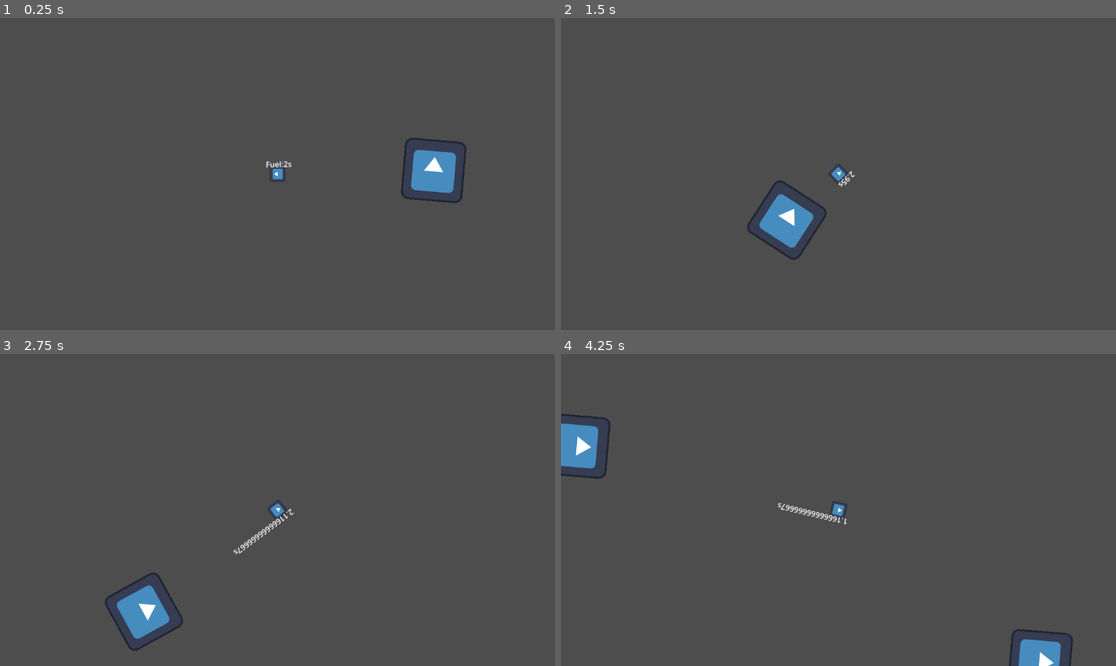
Above: before the commit, frames 1-4 (two rows, left to right).
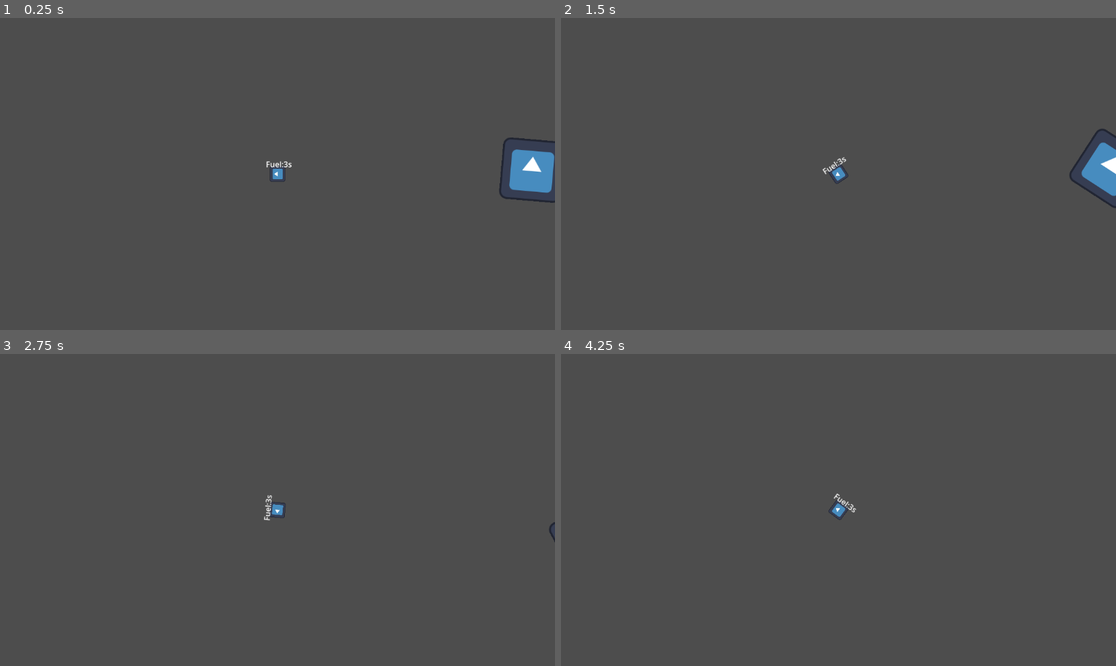
Above: after the commit, the same moments.

Repository: TomekPetrykowski/alakajam-21-game
Game: Godot game, scene res://scenes/test_level.tscn
Same seed, same stepped clock (60 frames per second), same inputs: the game is played once before the commit and once after it. The project has no main scene, so this scene is started directly. The engine's default icon, where the game draws it, is replaced by a stand-in: a white triangle on a blue panel in a dark square.
Inputs (mouse positions are in pixels of both pictures, inside the frame that each line leads up to):
- Up to frame 1 (0.25 s): no input
- Up to frame 2 (1.5 s): tap Enter (ui_accept) at 0.5, 1.35 s; move the mouse to (960, 158) at 0.52 s; hold Enter (ui_accept) 0.53-1.28 s; hold D (right) from 0.53 s (still down); move the mouse to (727, 189) at 1.27 s
- Up to frame 3 (2.75 s): tap Enter (ui_accept) at 1.52, 1.82 s; move the mouse to (333, 441) at 2.02 s; release D (right) at 2.03 s; hold A (left) from 2.03 s (still down); hold Enter (ui_accept) from 2.03 s (still down)
- Up to frame 4 (4.25 s): move the mouse to (810, 572) at 2.77 s; release A (left) at 2.78 s; release Enter (ui_accept) at 2.78 s; hold D (right) from 2.78 s (still down); tap Enter (ui_accept) at 2.85, 3.02, 3.32 s; move the mouse to (1005, 556) at 3.52 s; hold Enter (ui_accept) from 3.53 s (still down)

The runs differ from the first frame. In frame 1, 2.6% of the frame differs, in the area x 47-100%, y 38-60%; in frame 2, 2.3%; in frame 3, 1.6%; in frame 4, 2.1%.

Commit message:
added more advanced player movement

Diff:
--- a/gravity_game/scenes/planet.tscn
+++ b/gravity_game/scenes/planet.tscn
@@ -8,6 +8,21 @@
 
 [sub_resource type="CircleShape2D" id="CircleShape2D_4b54k"]
 radius = 408.314
+
+[sub_resource type="Animation" id="Animation_mbctx"]
+length = 0.001
+tracks/0/type = "value"
+tracks/0/imported = false
+tracks/0/enabled = true
+tracks/0/path = NodePath(".:rotation")
+tracks/0/interp = 1
+tracks/0/loop_wrap = true
+tracks/0/keys = {
+"times": PackedFloat32Array(0),
+"transitions": PackedFloat32Array(1),
+"update": 0,
+"values": [0.0]
+}
 
 [sub_resource type="Animation" id="Animation_bvvf0"]
 resource_name = "spin"
@@ -24,21 +39,6 @@
 "transitions": PackedFloat32Array(1, 1),
 "update": 0,
 "values": [0.0, 6.28319]
-}
-
-[sub_resource type="Animation" id="Animation_mbctx"]
-length = 0.001
-tracks/0/type = "value"
-tracks/0/imported = false
-tracks/0/enabled = true
-tracks/0/path = NodePath(".:rotation")
-tracks/0/interp = 1
-tracks/0/loop_wrap = true
-tracks/0/keys = {
-"times": PackedFloat32Array(0),
-"transitions": PackedFloat32Array(1),
-"update": 0,
-"values": [0.0]
 }
 
 [sub_resource type="AnimationLibrary" id="AnimationLibrary_pwidh"]
--- a/gravity_game/scenes/player.tscn
+++ b/gravity_game/scenes/player.tscn
@@ -9,6 +9,7 @@
 [node name="Player" type="CharacterBody2D"]
 floor_stop_on_slope = false
 script = ExtResource("1_l070v")
+metadata/_edit_group_ = true
 
 [node name="Sprite2D" type="Sprite2D" parent="."]
 position = Vector2(0, -4.76837e-07)
@@ -22,12 +23,9 @@
 
 [node name="Camera2D" type="Camera2D" parent="."]
 
-[node name="CanvasLayer" type="CanvasLayer" parent="."]
-follow_viewport_enabled = true
-
 [node name="Fuel" type="Label" parent="."]
 offset_left = -24.0
 offset_top = -32.0
 offset_right = 30.0
 offset_bottom = -9.0
-text = "Fuel:2s"
+text = "Fuel:3s"
--- a/gravity_game/scenes/test_level.tscn
+++ b/gravity_game/scenes/test_level.tscn
@@ -9,10 +9,10 @@
 position = Vector2(328, 128)
 
 [node name="Player" parent="." instance=ExtResource("2_peiax")]
-position = Vector2(-16, 136)
+position = Vector2(-200, 136)
 
 [node name="Planet2" parent="." instance=ExtResource("1_xoc1r")]
 position = Vector2(1288, 576)
 
 [node name="Planet3" parent="." instance=ExtResource("1_xoc1r")]
-position = Vector2(1072, 1248)
+position = Vector2(464, 1304)
--- a/gravity_game/scripts/planet.gd
+++ b/gravity_game/scripts/planet.gd
@@ -3,9 +3,13 @@
 
 func _on_area_2d_body_entered(body: Node2D) -> void:
 	if body.name == "Player":
-		body.rotation_point = position
+		body.rotating_around = self
 
 
-#func _on_area_2d_body_exited(body: Node2D) -> void:
-	#if body.name == "Player":
-		#body.rotation_point = position
+func _on_area_2d_body_exited(body: Node2D) -> void:
+	if body.name == "Player" and body.rotation_point == position:
+		body.rotating_around = null
+
+
+#func _physics_process(delta: float) -> void:
+	#position.x+=1
--- a/gravity_game/scripts/player.gd
+++ b/gravity_game/scripts/player.gd
@@ -7,80 +7,107 @@
 const SPEED = 300.0
 const JUMP_VELOCITY = -300.0
 
+var stable = false
 var vector2planet = Vector2.ZERO
-var gravity = Vector2.ZERO
 var jump_power = 0
 var vertical = 0
 var horizontal = 0
+var jetpack_movement = Vector2.ZERO
+var planet_movement = Vector2.ZERO
+var movement = Vector2.ZERO
+var jetpacking = false
 
+var vector_rotation = 0
 var rotation_point = Vector2.ZERO
-
 var fuel = 3.0 :set = _change_fuel
+var prev_vector = Vector2.ZERO
+var planet_pull = 0
+var rotating_around = null :set = _changed_rotating_around
+var pointing_to = Vector2(-1,0)
 
 func _physics_process(delta: float) -> void:
-	# Add the gravity.
+	if rotating_around != null:
+		rotation_point = rotating_around.position
+	pointing_to = Vector2(-1,0).rotated(rotation)
+	if rotation_point != Vector2.ZERO:
+		up_direction = vector2planet*-1
+		vector_rotation = position.angle_to_point(rotation_point)
+		vector2planet = (rotation_point - position).normalized()
 
-	#velocity = gravity
-	#velocity = Vector2.ZERO
-	#if not is_on_floor():
-		#velocity += get_gravity() * delta
-	#position = get_global_mouse_position()
-	look_at(rotation_point)
-	#print(rotation)
+		if stable:
+			planet_movement.y += 10
+			rotation = vector_rotation
+		else:
+			jetpack_movement += 10 * vector2planet
+	jetpack_movement*=0.99
 
-	vector2planet = (rotation_point - position).normalized()
-	#print(vector2planet.normalized())
-	vertical += 10
-	up_direction = vector2planet*-1
+	if is_on_floor():
+		stable = true
+		jetpack_movement = Vector2.ZERO
+		self.fuel += delta*2
+	if Input.is_action_just_pressed("ui_accept"):
+		if is_on_floor():
+			planet_movement.y = JUMP_VELOCITY
+		elif fuel >= 0.0:
+			jetpacking = true
+	if Input.is_action_just_released("ui_accept") and jetpacking:
+		if rotation_point != Vector2.ZERO:
+			stable = true
+		jetpacking = false
 
+	if jetpacking:
+		if fuel <=0.0:
+			jetpacking = false
+		else:
+			##fuel -= delta
+			if stable:
+				planet_movement.y -= 15
+			else:
+				jetpack_movement +=11*pointing_to
+			if movement.y < -300:
+				movement.y = -300
 
-	#if is_on_floor():
-		#gravity = Vector2.ZERO
-		#print("yay")
-	#else:
-		#print("nay")
-		#gravity += 5 * vector2planet
-	#velocity = gravity
-	#if is_on_ceiling():
-		#print("aya")
-	#if is_on_wall():
-		#print("aaa")
-	#rotation = rad_to_deg(get_angle_to(planet.position))s
-	#print(rad_to_deg(get_angle_to(planet.position)))
-#
-	## Handle jump.
-	if is_on_floor():
-		self.fuel += delta
-	if Input.is_action_just_pressed("ui_accept") and is_on_floor():
-		vertical = JUMP_VELOCITY
-	elif Input.is_action_pressed("ui_accept") and not is_on_floor() and fuel >= 0.0:
-		fuel -= delta
-		vertical -= 15
-		if vertical < -300:
-			vertical = -300
-
-
-	#velocity = vertical * vector2planet
-#
-	## Get the input direction and handle the movement/deceleration.
-	## As good practice, you should replace UI actions with custom gameplay actions.
 	var direction := Input.get_axis("left", "right")
-	if direction:
-		#velocity = direction * SPEED * vector2planet.rotated(deg_to_rad(90))
-		horizontal = direction * SPEED
+	if rotation_point == Vector2.ZERO or not stable:
+		planet_movement.x = 0
+		vector_rotation += 0.1*direction
+		rotation += 0.1*direction
+	elif direction:
+		planet_movement.x = direction * SPEED
 	else:
-		horizontal = 0
-		#velocity.x = move_toward(velocity.x, 0, SPEED)
-
-	velocity = horizontal * vector2planet.rotated(deg_to_rad(-90)) + vertical * vector2planet
+		planet_movement.x = 0
+	if rotation_point != Vector2.ZERO:
+		#velocity = vector2planet * vertical
+		velocity = planet_movement.x * vector2planet.rotated(deg_to_rad(-90)) + planet_movement.y * vector2planet
+	else:
+		velocity = Vector2.ZERO
+	velocity += jetpack_movement
 	move_and_slide()
 
 
 func _change_fuel(new):
 	if new < 0.0:
 		fuel = 0.0
-	if new > 3.0:
-		fuel = 3.0
+	elif new > 10.0:
+		fuel = 10.0
 	else:
 		fuel = new
-	fuel_label.text = str(fuel)+"s"
+	fuel_label.text = str(snapped(fuel,0.01))+"s"
+
+func _changed_rotating_around(new):
+	rotating_around = new
+	if new == null:
+		rotation_point = Vector2.ZERO
+		stable = false
+		jetpack_movement = planet_movement.x * vector2planet.rotated(deg_to_rad(-90)) + planet_movement.y * vector2planet
+		planet_pull = 0
+		motion_mode = MOTION_MODE_FLOATING
+	else:
+		rotation_point=new.position
+		vector2planet = (rotation_point - position).normalized()
+		planet_movement = planet_movement.y * vector2planet
+		prev_vector = movement.x * vector2planet.rotated(deg_to_rad(-90)) + movement.y * vector2planet
+		planet_pull = 10
+		if not jetpacking:
+			stable = true
+		motion_mode = MOTION_MODE_GROUNDED
